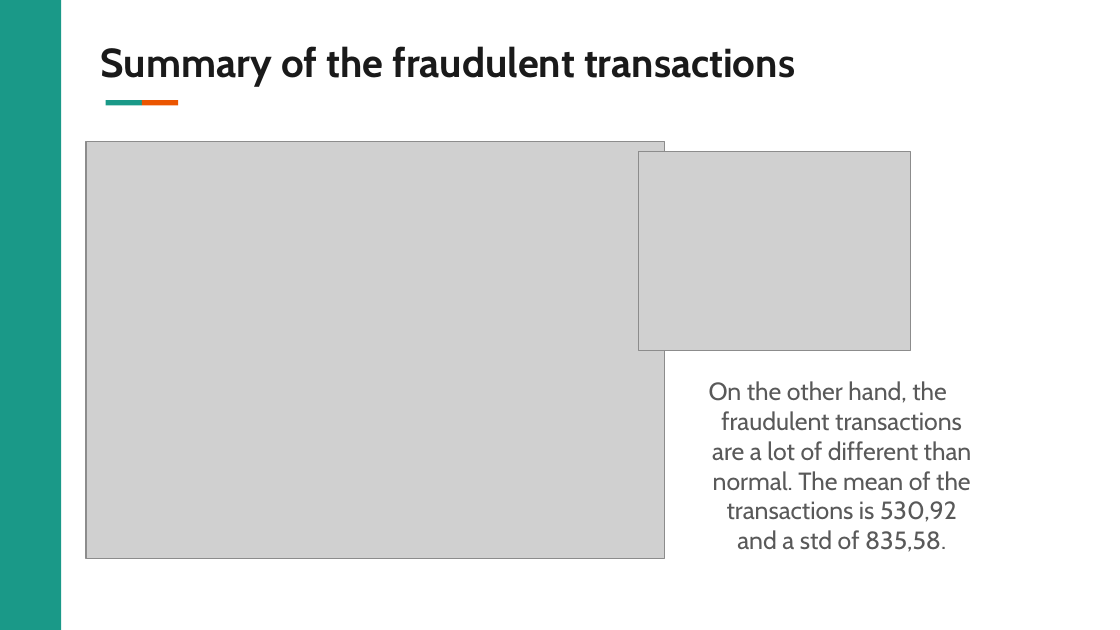
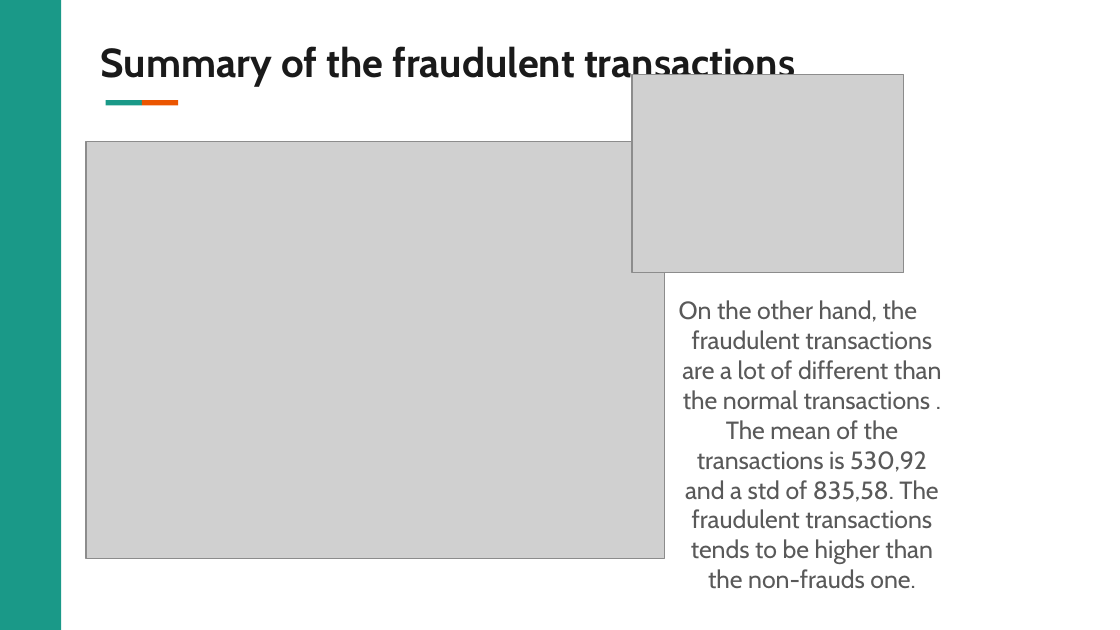
Before and after one commit to VIP509/Business-Intelligence-Project, a slide deck: slide 10 of BI Project Presentation .pptx. Drawn at 1120x630 pixels with LibreOffice and Linux fonts; fonts in the diff are those of the drawing; grey boxes stand for pictures; background and template pictures are left out. Boxes give left, top, right and bottom in pixels: in the first picture for what was removed or moved away, otherwise in the second. Text is boxed around its words. In the diff, an @@ line names an element or a change of style, - is before the commit and + after.

```diff
--- a/BI Project Presentation .pptx
+++ b/BI Project Presentation .pptx
@@ picture: place and size @@
-picture at [638, 152, 911, 351]
+picture at [632, 75, 904, 273]
@@ text at [679, 300, 942, 589]: text changed @@
-On the other hand, the fraudulent transactions are a lot of different than normal. The mean of the transactions is 530,92 and a std of 835,58.
+On the other hand, the fraudulent transactions are a lot of different than the normal transactions . The mean of the transactions is 530,92 and a std of 835,58. The fraudulent transactions tends to be higher than the non-frauds one.
```
Also in this commit, not shown: 8 other slides changed, 1 other file.
